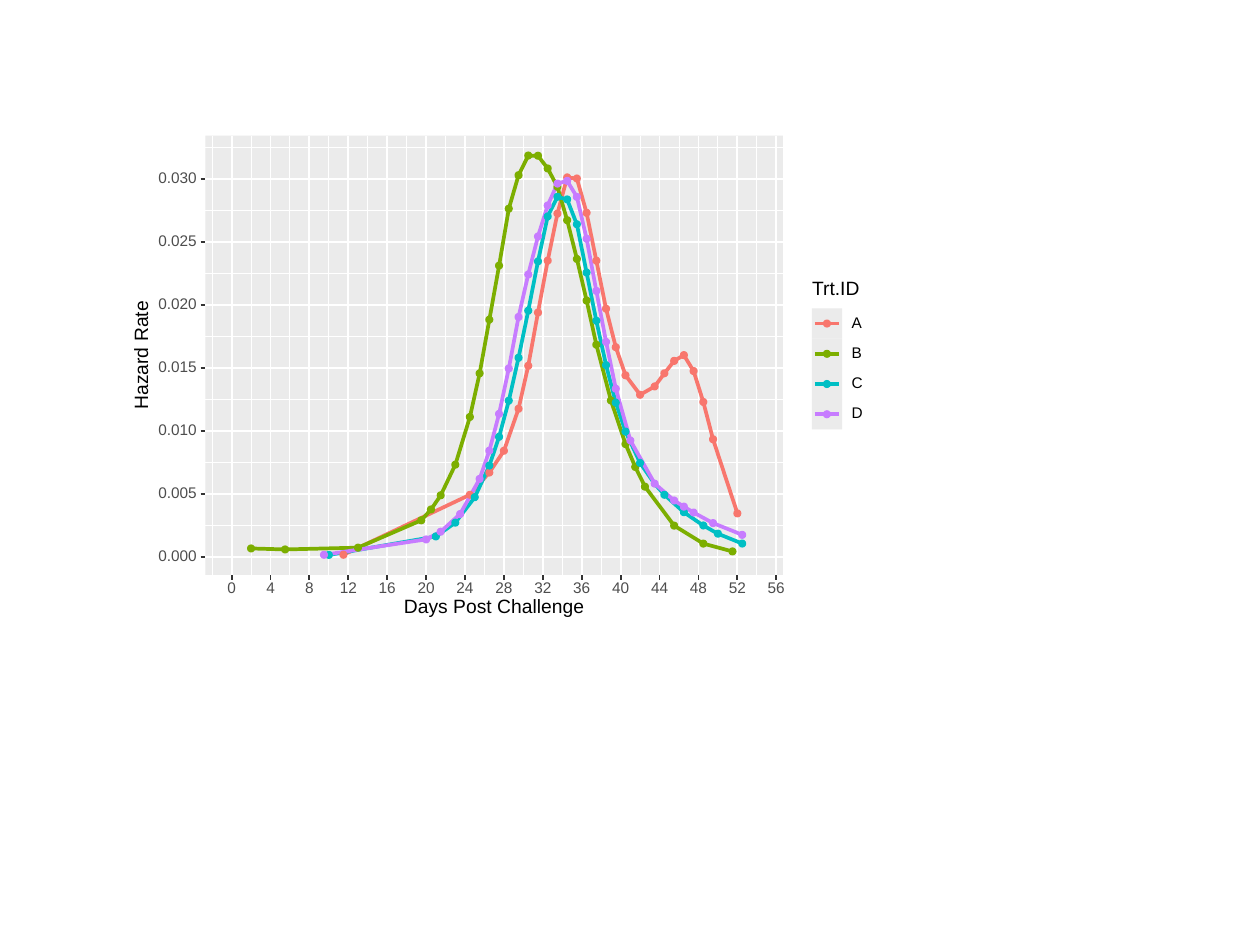
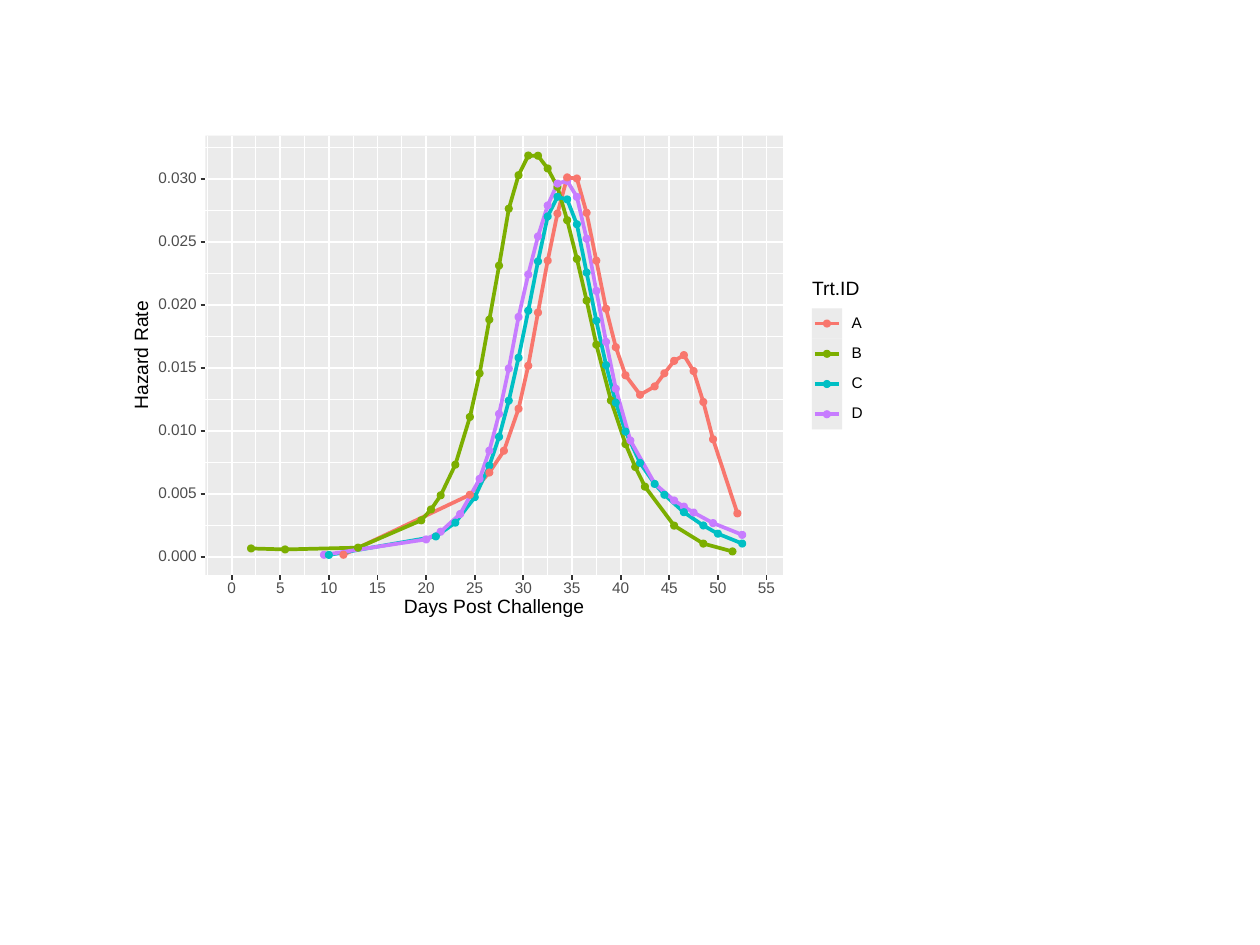
Before and after one commit to sean4andrew/safuncs, a slide deck: slide 1 of vignettes/ONDA_XX-Hazard-Curve.pptx. Drawn at 1260x945 pixels with LibreOffice and Linux fonts; fonts in the diff are those of the drawing. Boxes give left, top, right and bottom in pixels: in the first picture for what was removed or moved away, otherwise in the second. Text is boxed around its words. In the diff, an @@ line names an element or a change of style, - is before the commit and + after.

```diff
--- a/vignettes/ONDA_XX-Hazard-Curve.pptx
+++ b/vignettes/ONDA_XX-Hazard-Curve.pptx
@@ 3 freeform shapes: place and size @@
-3 freeform shapes at <box>290,136,679,576</box>
+3 freeform shapes at <box>305,136,693,576</box>
@@ 3 freeform shapes: place and size @@
-3 freeform shapes at <box>212,136,601,576</box>
+3 freeform shapes at <box>208,136,596,576</box>
@@ 3 freeform shapes: place and size @@
-3 freeform shapes at <box>251,136,640,576</box>
+3 freeform shapes at <box>256,136,645,576</box>
@@ freeform shape: place and size @@
-freeform shape at <box>737,136,737,576</box>
+freeform shape at <box>718,136,718,576</box>
@@ 3 freeform shapes: place and size @@
-3 freeform shapes at <box>368,136,757,576</box>
+3 freeform shapes at <box>353,136,742,576</box>
@@ ellipse at <box>651,480,658,486</box>: fill #C77CFF to #00BFC4; outline #C77CFF 0.71 pt to #00BFC4 0.71 pt @@
@@ 4 freeform shapes: place and size @@
-4 freeform shapes at <box>310,136,504,580</box>
+4 freeform shapes at <box>329,136,523,580</box>
@@ 6 freeform shapes: place and size @@
-6 freeform shapes at <box>271,136,659,580</box>
+6 freeform shapes at <box>280,136,669,580</box>
@@ freeform shape: place and size @@
-freeform shape at <box>737,575,737,580</box>
+freeform shape at <box>718,575,718,580</box>
@@ group added at <box>276,582,775,593</box>: 9 texts @@
+5
+10
+15
+25
+30
+35
+45
+50
+55
@@ 6 freeform shapes: place and size @@
-6 freeform shapes at <box>387,136,776,580</box>
+6 freeform shapes at <box>378,136,766,580</box>
@@ group removed at <box>266,136,785,593</box>: 12 texts, 9 freeform shapes @@
-4
-8
-12
-16
-24
-28
-32
-36
-44
-48
-52
-56
```
Also in this commit, not shown: 7 other files.
